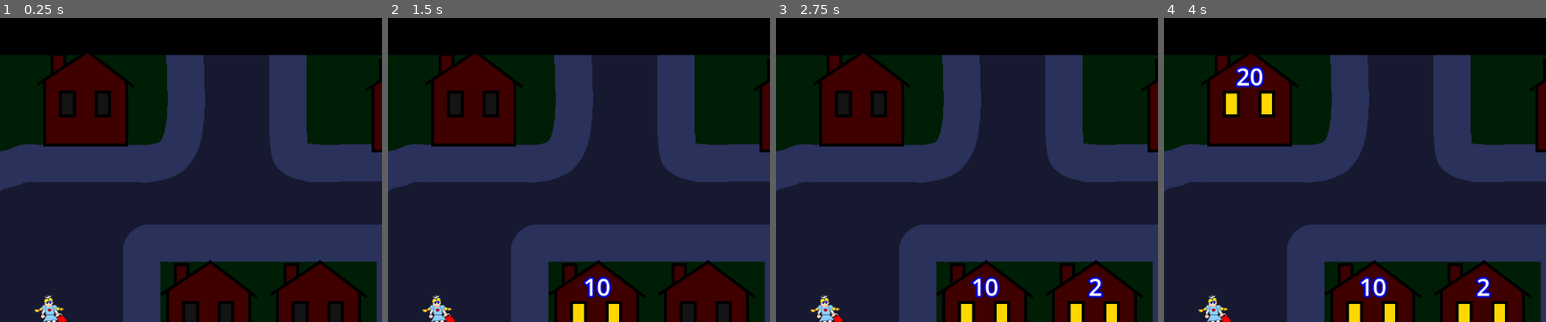
Above: before the commit, frames 1-4 (left to right).
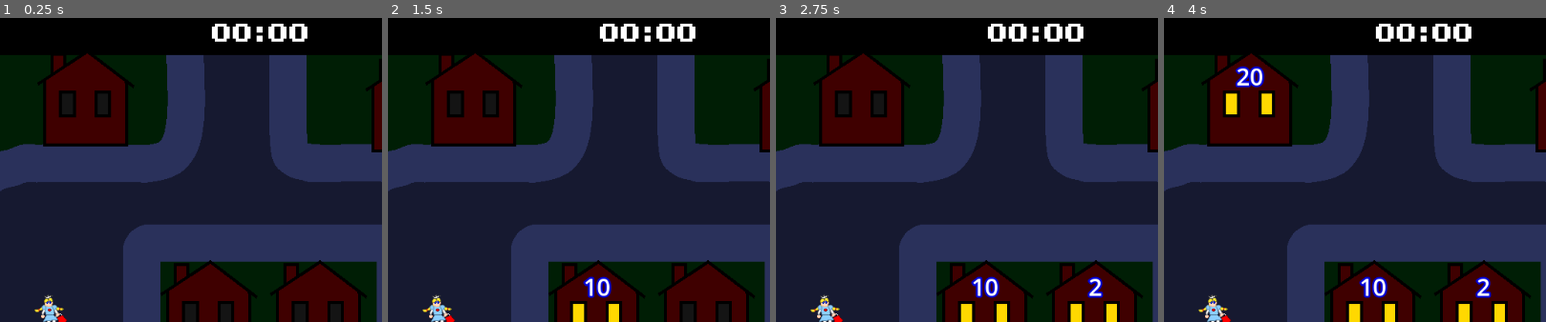
Above: after the commit, the same moments.

Repository: King9999/trickortreat_godot
Game: Godot game, scene res://Scenes/main.tscn
Same seed, same stepped clock (60 frames per second), same inputs: the game is played once before the commit and once after it. This scene is started directly instead of the project's main scene.
Inputs:
- Up to frame 1 (0.25 s): no input
- Up to frame 2 (1.5 s): tap Enter at 0.5 s; hold D (P1_Right) 0.53-1.28 s; tap Space (P1_Trick) at 0.6 s; hold S (P1_Down) from 1.28 s (still down); tap Down (P2_Down) at 1.35 s
- Up to frame 3 (2.75 s): tap Space (P1_Trick) at 2 s; release S (P1_Down) at 2.03 s; hold D (P1_Right) from 2.03 s (still down); tap Left (P2_Left) at 2.1 s
- Up to frame 4 (4 s): tap Enter at 2.75 s; release D (P1_Right) at 2.78 s; hold W (P1_Up) 2.78-3.53 s; tap Right (P2_Right) at 2.85 s; tap Space (P1_Trick) at 3.5 s; hold A (P1_Left) from 3.53 s (still down); tap Ctrl (P2_Trick) at 3.6 s
The pictures show only the part of the screen within x 16-66%, y 0-50%; the shares and areas given below are measured in that part.

The runs differ from the first frame. In frame 1, 0.9% of the frame differs, in the area x 55-81%, y 1-8%; in frame 2, 0.9%; in frame 3, 0.9%; in frame 4, 0.9%.

Commit message:
Working on adding timer

Diff:
--- a/Scenes/main.tscn
+++ b/Scenes/main.tscn
@@ -8,6 +8,8 @@
 [ext_resource type="PackedScene" uid="uid://ler3q84qayoq" path="res://Scenes/candy.tscn" id="6_21xkr"]
 [ext_resource type="PackedScene" uid="uid://dkaywba7sevkf" path="res://Scenes/costume_princess.tscn" id="7_344ge"]
 [ext_resource type="PackedScene" uid="uid://4s36quwb0krr" path="res://Scenes/costume_witch.tscn" id="8_ynf5e"]
+[ext_resource type="Script" uid="uid://dk7c7ngm54vmc" path="res://Scripts/timer.gd" id="9_hptm8"]
+[ext_resource type="FontFile" uid="uid://dxcgk8flk1k3h" path="res://Fonts/KROEGER0665.TTF" id="10_d1ilt"]
 
 [sub_resource type="NavigationPolygon" id="NavigationPolygon_bo1nx"]
 vertices = PackedVector2Array(475, -83, 475, -203, 502, -310, 502, 422, 474, 261, 474, 141, 307, 373, -494, 422, 171, 3 …(372 unchanged characters)…
@@ -131,3 +133,21 @@
 
 [node name="Witch" parent="." instance=ExtResource("8_ynf5e")]
 position = Vector2(-264, 200)
+
+[node name="Timer" type="Node2D" parent="."]
+position = Vector2(-2, -384)
+script = ExtResource("9_hptm8")
+
+[node name="Timer Label" type="RichTextLabel" parent="Timer"]
+anchors_preset = 5
+anchor_left = 0.5
+anchor_right = 0.5
+offset_left = -86.0
+offset_top = -8.0
+offset_right = 96.0
+offset_bottom = 39.0
+grow_horizontal = 2
+theme_override_fonts/normal_font = ExtResource("10_d1ilt")
+theme_override_font_sizes/normal_font_size = 32
+text = "00:00"
+horizontal_alignment = 1
--- a/Scripts/costume_base.gd
+++ b/Scripts/costume_base.gd
@@ -80,8 +80,8 @@
 	velocity.x = 0		#velocity is built in to CharacterBody2D
 	velocity.y = 0
 
-	var input = Input.get_vector("Left", "Right", "Up", "Down")
-	global_position += input * delta * move_speed
+	#var input = Input.get_vector("Left", "Right", "Up", "Down")
+	#global_position += input * delta * move_speed
 
 	#check for keyboard input
 	"""if Input.is_key_pressed(KEY_LEFT):
--- /dev/null
+++ b/Scripts/timer.gd
@@ -0,0 +1,23 @@
+extends Node2D
+
+@export var time: float           	#time in seconds. Will use this value to get the minutes, seconds and milliseconds
+@export var init_time: float      	#the initial start time. Used to get time elapsed.
+@export var timer_running: bool
+
+# Called when the node enters the scene tree for the first time.
+func _ready() -> void:
+	pass # Replace with function body.
+
+
+# Called every frame. 'delta' is the elapsed time since the previous frame.
+func _process(delta: float) -> void:
+	pass
+
+func display_timer() -> String:
+	var minutes: float = floorf(time / 60)
+	var seconds: float = floorf(time as int % 60)			#"as" keyword casts from 1 type to another
+	var milliseconds: float = time as int % 1 * 99
+
+	#use format to display time with colons
+	var time_text: String = "{0:0}:{1:00}:{2:00}".format([minutes, seconds, milliseconds])
+	return time_text
Not shown: 1 places in Scenes/main.tscn that only renumber resources
Not shown, added: Scripts/timer.gd.uid
